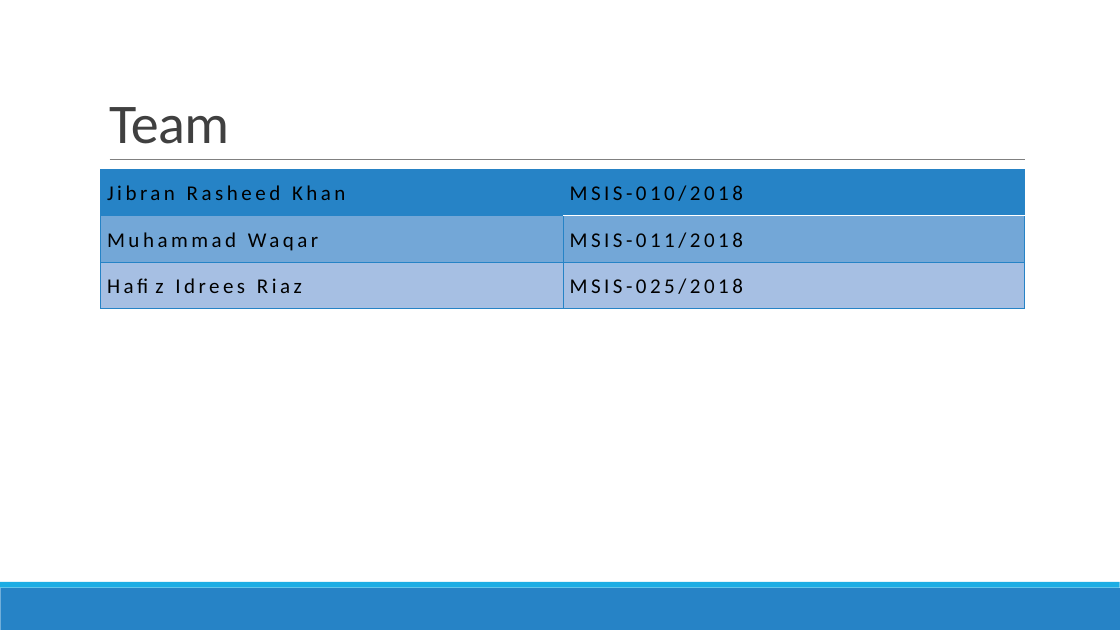
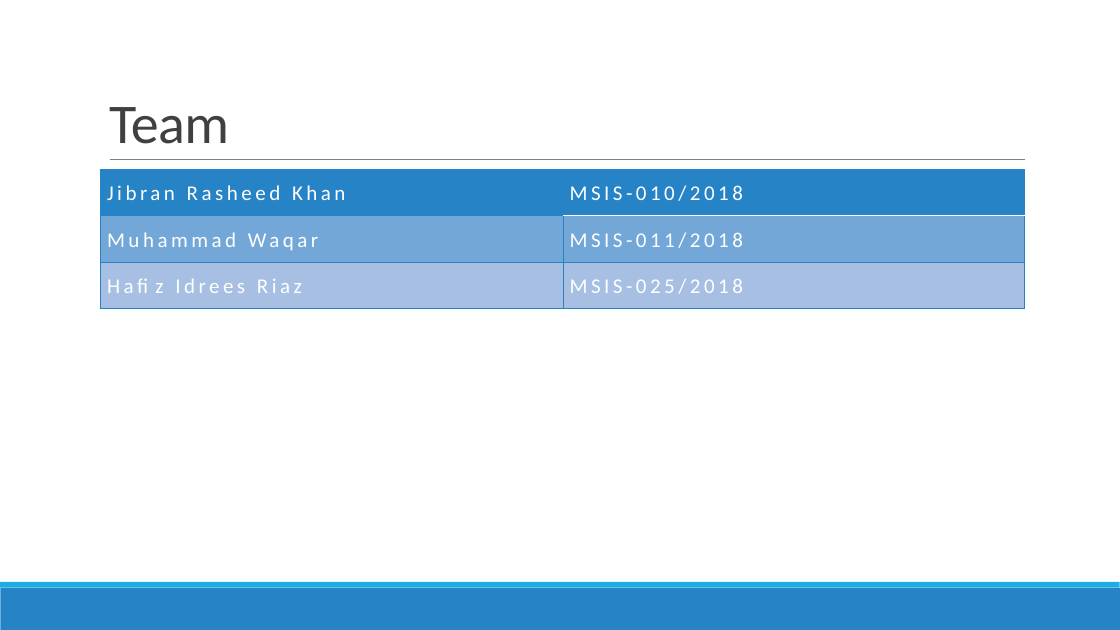
Before and after one commit to DistributedSystems-Fall2018-NEDUET/project-dist_sys, a slide deck: slide 3 of Project Interim Submission/Generic DS Framework.pptx. Drawn at 1120x630 pixels with LibreOffice and Linux fonts; fonts in the diff are those of the drawing. Boxes give left, top, right and bottom in pixels: in the first picture for what was removed or moved away, otherwise in the second. Text is boxed around its words. In the diff, an @@ line names an element or a change of style, - is before the commit and + after.

```diff
--- a/Project Interim Submission/Generic DS Framework.pptx
+++ b/Project Interim Submission/Generic DS Framework.pptx
@@ table at [101, 170, 1025, 308] @@
@@ text colour #000000 to #FFFFFF @@
```
Also in this commit, not shown: 1 other slide changed.
